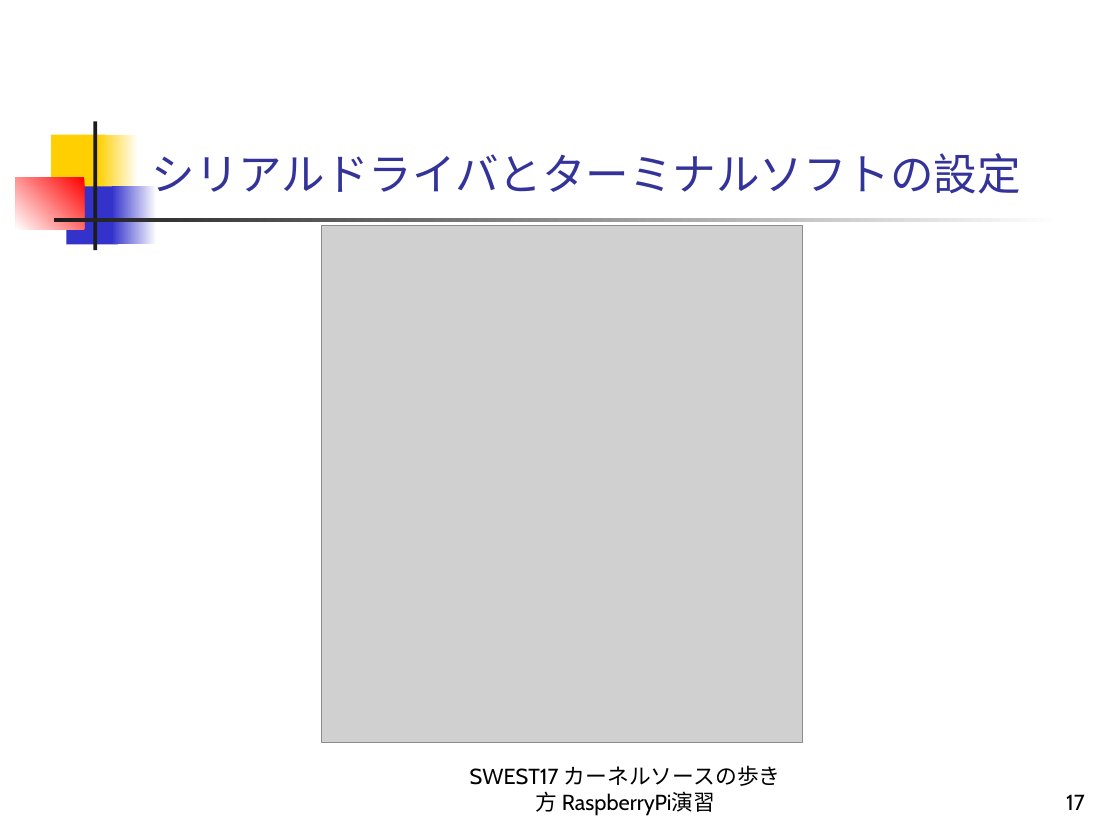
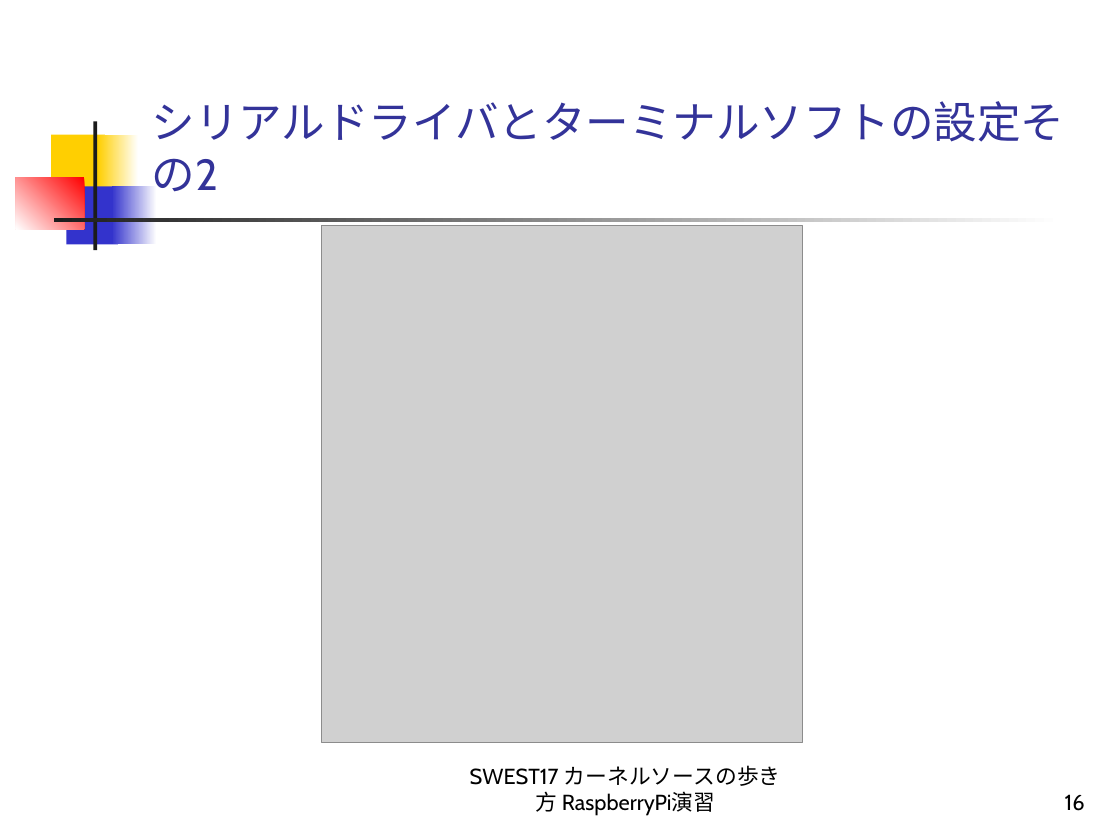
Before and after one commit to alvstakahashi/RPI-SHRINK-SSP-FULL, a slide deck: slide 16 of カーネルソースの歩き方 RaspberryPi演習.ppt (slide 17 before the commit). Drawn at 1120x840 pixels with LibreOffice and Linux fonts; fonts in the diff are those of the drawing; grey boxes stand for pictures. Boxes give left, top, right and bottom in pixels: in the first picture for what was removed or moved away, otherwise in the second. Text is boxed around its words. In the diff, an @@ line names an element or a change of style, - is before the commit and + after.

```diff
--- a/カーネルソースの歩き方 RaspberryPi演習.ppt
+++ b/カーネルソースの歩き方 RaspberryPi演習.ppt
@@ title at box(152, 101, 1064, 192): text changed @@
-シリアルドライバとターミナルソフトの設定
+シリアルドライバとターミナルソフトの設定その2
@@ page number at box(1065, 794, 1085, 811): text changed @@
-17
+16
```
Also in this commit, not shown: 23 other slides changed, 1 slide added.
